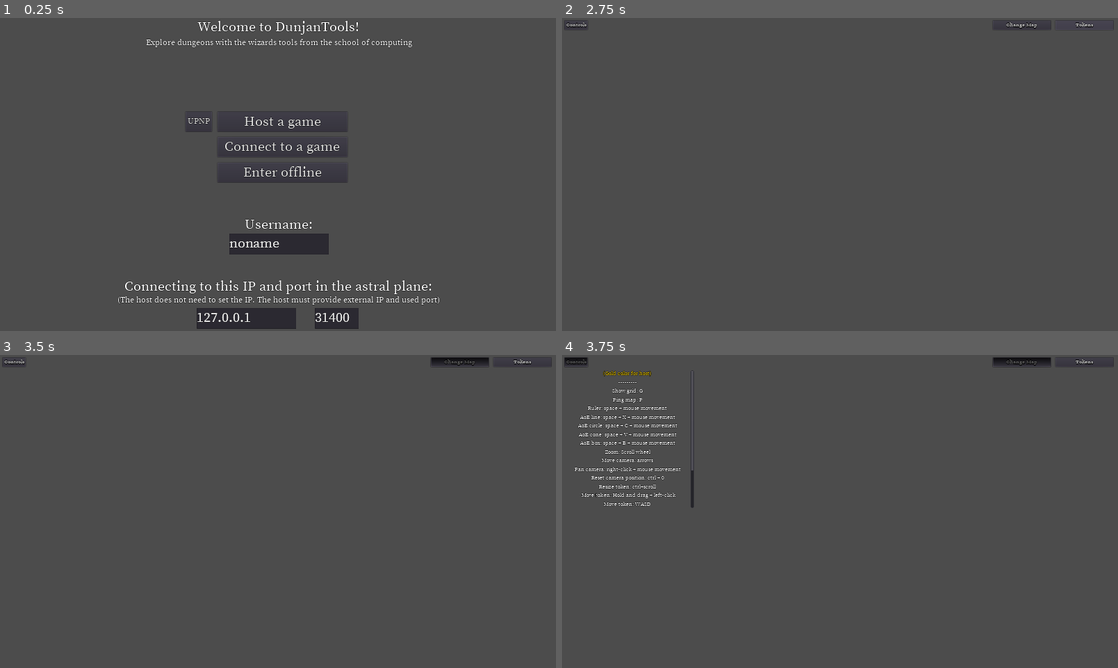
Above: before the commit, frames 1-4 (two rows, left to right).
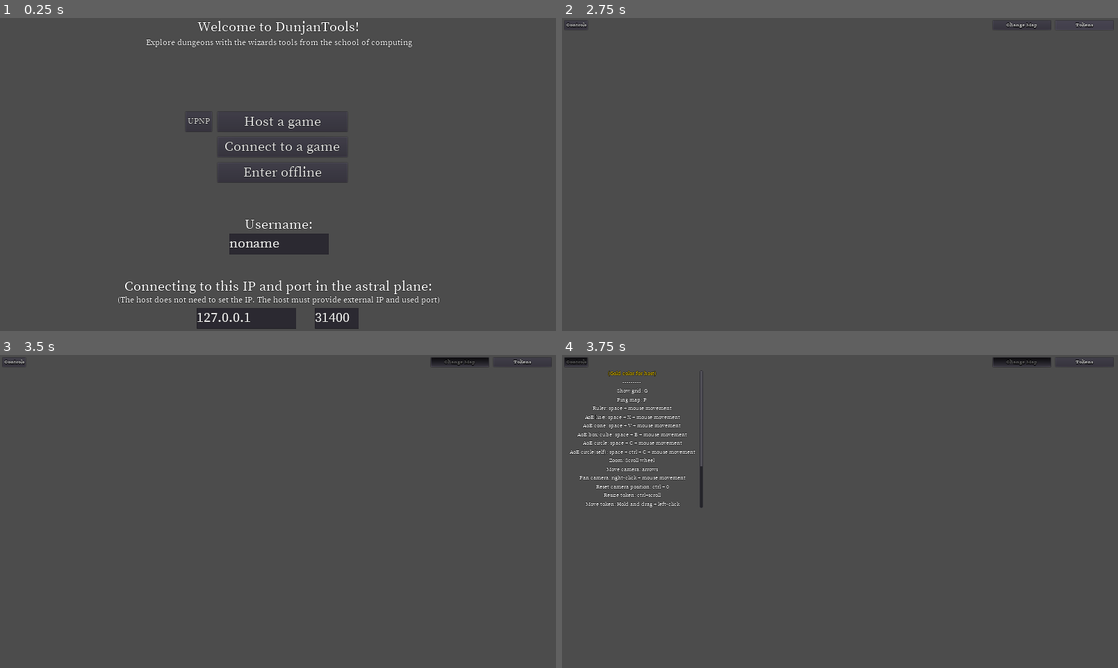
Above: after the commit, the same moments.

Repository: Vargdidan/DunjanTools
Game: Godot game, scene res://GUI/MainMenu.tscn
Same seed, same stepped clock (60 frames per second), same inputs: the game is played once before the commit and once after it.
Inputs:
- Up to frame 1 (0.25 s): no input
- Up to frame 2 (2.75 s): click "Host a game" at 0.5 s; click "Enter offline" at 1.25 s; click "Tokens" at 2 s
- Up to frame 3 (3.5 s): click "Change Map" at 2.75 s
- Up to frame 4 (3.75 s): click "Controls" at 3.5 s

Frames 1-3 are identical in both runs. In frame 4, 2.2% of the frame differs, in the area x 1-26%, y 4-49%.

Commit message:
More AoE Tweaks

Diff:
--- a/DunjanTools/GUI/Controls.tscn
+++ b/DunjanTools/GUI/Controls.tscn
@@ -15,7 +15,7 @@
 }
 
 [node name="VSplitContainer" type="VSplitContainer" parent="."]
-margin_right = 448.0
+margin_right = 479.0
 margin_bottom = 520.0
 grow_horizontal = 0
 dragger_visibility = 1
@@ -42,7 +42,7 @@
 
 [node name="ControlsContainer" type="ScrollContainer" parent="VSplitContainer"]
 margin_top = 44.0
-margin_right = 448.0
+margin_right = 479.0
 margin_bottom = 520.0
 grow_horizontal = 0
 size_flags_horizontal = 3
@@ -53,14 +53,14 @@
 }
 
 [node name="VBoxContainer" type="VBoxContainer" parent="VSplitContainer/ControlsContainer"]
-margin_right = 436.0
-margin_bottom = 656.0
+margin_right = 467.0
+margin_bottom = 686.0
 grow_horizontal = 0
 size_flags_horizontal = 3
 size_flags_vertical = 3
 
 [node name="explain" type="Label" parent="VSplitContainer/ControlsContainer/VBoxContainer"]
-margin_right = 436.0
+margin_right = 467.0
 margin_bottom = 26.0
 custom_fonts/font = ExtResource( 3 )
 custom_colors/font_color = Color( 0.862745, 0.72549, 0, 1 )
@@ -69,7 +69,7 @@
 
 [node name="seperator" type="Label" parent="VSplitContainer/ControlsContainer/VBoxContainer"]
 margin_top = 30.0
-margin_right = 436.0
+margin_right = 467.0
 margin_bottom = 56.0
 custom_fonts/font = ExtResource( 3 )
 text = "---------"
@@ -77,7 +77,7 @@
 
 [node name="Label" type="Label" parent="VSplitContainer/ControlsContainer/VBoxContainer"]
 margin_top = 60.0
-margin_right = 436.0
+margin_right = 467.0
 margin_bottom = 86.0
 custom_fonts/font = ExtResource( 3 )
 text = "Show grid: G"
@@ -85,7 +85,7 @@
 
 [node name="Label16" type="Label" parent="VSplitContainer/ControlsContainer/VBoxContainer"]
 margin_top = 90.0
-margin_right = 436.0
+margin_right = 467.0
 margin_bottom = 116.0
 custom_fonts/font = ExtResource( 3 )
 text = "Ping map: P"
@@ -93,7 +93,7 @@
 
 [node name="Label15" type="Label" parent="VSplitContainer/ControlsContainer/VBoxContainer"]
 margin_top = 120.0
-margin_right = 436.0
+margin_right = 467.0
 margin_bottom = 146.0
 custom_fonts/font = ExtResource( 3 )
 text = "Ruler: space + mouse movement"
@@ -101,140 +101,148 @@
 
 [node name="Label17" type="Label" parent="VSplitContainer/ControlsContainer/VBoxContainer"]
 margin_top = 150.0
-margin_right = 436.0
+margin_right = 467.0
 margin_bottom = 176.0
 custom_fonts/font = ExtResource( 3 )
 text = "AoE line: space + X + mouse movement"
 align = 1
 
+[node name="Label18" type="Label" parent="VSplitContainer/ControlsContainer/VBoxContainer"]
+margin_top = 180.0
+margin_right = 467.0
+margin_bottom = 206.0
+custom_fonts/font = ExtResource( 3 )
+text = "AoE cone: space + V + mouse movement"
+align = 1
+
+[node name="Label19" type="Label" parent="VSplitContainer/ControlsContainer/VBoxContainer"]
+margin_top = 210.0
+margin_right = 467.0
+margin_bottom = 236.0
+custom_fonts/font = ExtResource( 3 )
+text = "AoE box/cube: space + B + mouse movement"
+align = 1
+
 [node name="Label20" type="Label" parent="VSplitContainer/ControlsContainer/VBoxContainer"]
-margin_top = 180.0
-margin_right = 436.0
-margin_bottom = 206.0
+margin_top = 240.0
+margin_right = 467.0
+margin_bottom = 266.0
 custom_fonts/font = ExtResource( 3 )
 text = "AoE circle: space + C + mouse movement"
 align = 1
 
-[node name="Label18" type="Label" parent="VSplitContainer/ControlsContainer/VBoxContainer"]
-margin_top = 210.0
-margin_right = 436.0
-margin_bottom = 236.0
-custom_fonts/font = ExtResource( 3 )
-text = "AoE cone: space + V + mouse movement"
-align = 1
-
-[node name="Label19" type="Label" parent="VSplitContainer/ControlsContainer/VBoxContainer"]
-margin_top = 240.0
-margin_right = 436.0
-margin_bottom = 266.0
-custom_fonts/font = ExtResource( 3 )
-text = "AoE box: space + B + mouse movement"
+[node name="Label21" type="Label" parent="VSplitContainer/ControlsContainer/VBoxContainer"]
+margin_top = 270.0
+margin_right = 467.0
+margin_bottom = 296.0
+custom_fonts/font = ExtResource( 3 )
+text = "AoE circle(self): space + ctrl + C + mouse movement"
 align = 1
 
 [node name="Label2" type="Label" parent="VSplitContainer/ControlsContainer/VBoxContainer"]
-margin_top = 270.0
-margin_right = 436.0
-margin_bottom = 296.0
+margin_top = 300.0
+margin_right = 467.0
+margin_bottom = 326.0
 custom_fonts/font = ExtResource( 3 )
 text = "Zoom: Scroll wheel"
 align = 1
 
 [node name="Label8" type="Label" parent="VSplitContainer/ControlsContainer/VBoxContainer"]
-margin_top = 300.0
-margin_right = 436.0
-margin_bottom = 326.0
+margin_top = 330.0
+margin_right = 467.0
+margin_bottom = 356.0
 custom_fonts/font = ExtResource( 3 )
 text = "Move camera: arrows"
 align = 1
 
 [node name="Label6" type="Label" parent="VSplitContainer/ControlsContainer/VBoxContainer"]
-margin_top = 330.0
-margin_right = 436.0
-margin_bottom = 356.0
+margin_top = 360.0
+margin_right = 467.0
+margin_bottom = 386.0
 custom_fonts/font = ExtResource( 3 )
 text = "Pan camera: right-click + mouse movement"
 align = 1
 
 [node name="Label7" type="Label" parent="VSplitContainer/ControlsContainer/VBoxContainer"]
-margin_top = 360.0
-margin_right = 436.0
-margin_bottom = 386.0
+margin_top = 390.0
+margin_right = 467.0
+margin_bottom = 416.0
 custom_fonts/font = ExtResource( 3 )
 text = "Reset camera position: ctrl + 0"
 align = 1
 
 [node name="Label3" type="Label" parent="VSplitContainer/ControlsContainer/VBoxContainer"]
-margin_top = 390.0
-margin_right = 436.0
-margin_bottom = 416.0
+margin_top = 420.0
+margin_right = 467.0
+margin_bottom = 446.0
 custom_fonts/font = ExtResource( 3 )
 text = "Resize token: ctrl+scroll"
 align = 1
 
 [node name="Label9" type="Label" parent="VSplitContainer/ControlsContainer/VBoxContainer"]
-margin_top = 420.0
-margin_right = 436.0
-margin_bottom = 446.0
+margin_top = 450.0
+margin_right = 467.0
+margin_bottom = 476.0
 custom_fonts/font = ExtResource( 3 )
 text = "Move token: Hold and drag + left-click"
 align = 1
 
 [node name="Label14" type="Label" parent="VSplitContainer/ControlsContainer/VBoxContainer"]
-margin_top = 450.0
-margin_right = 436.0
-margin_bottom = 476.0
+margin_top = 480.0
+margin_right = 467.0
+margin_bottom = 506.0
 custom_fonts/font = ExtResource( 3 )
 text = "Move token: WASD"
 align = 1
 
 [node name="Label13" type="Label" parent="VSplitContainer/ControlsContainer/VBoxContainer"]
-margin_top = 480.0
-margin_right = 436.0
-margin_bottom = 506.0
+margin_top = 510.0
+margin_right = 467.0
+margin_bottom = 536.0
 custom_fonts/font = ExtResource( 3 )
 text = "Insert token on mouse: Drop from explorer"
 align = 1
 
 [node name="Label4" type="Label" parent="VSplitContainer/ControlsContainer/VBoxContainer"]
-margin_top = 510.0
-margin_right = 436.0
-margin_bottom = 536.0
+margin_top = 540.0
+margin_right = 467.0
+margin_bottom = 566.0
 custom_fonts/font = ExtResource( 3 )
 custom_colors/font_color = Color( 0.862745, 0.72549, 0, 1 )
 text = "Resize map: shift + scroll"
 align = 1
 
 [node name="Label5" type="Label" parent="VSplitContainer/ControlsContainer/VBoxContainer"]
-margin_top = 540.0
-margin_right = 436.0
-margin_bottom = 566.0
+margin_top = 570.0
+margin_right = 467.0
+margin_bottom = 596.0
 custom_fonts/font = ExtResource( 3 )
 custom_colors/font_color = Color( 0.862745, 0.72549, 0, 1 )
 text = "Resize map(Fine tune): shift+space+scroll"
 align = 1
 
 [node name="Label10" type="Label" parent="VSplitContainer/ControlsContainer/VBoxContainer"]
-margin_top = 570.0
-margin_right = 436.0
-margin_bottom = 596.0
+margin_top = 600.0
+margin_right = 467.0
+margin_bottom = 626.0
 custom_fonts/font = ExtResource( 3 )
 custom_colors/font_color = Color( 0.862745, 0.72549, 0, 1 )
 text = "Show/hide map: H"
 align = 1
 
 [node name="Label11" type="Label" parent="VSplitContainer/ControlsContainer/VBoxContainer"]
-margin_top = 600.0
-margin_right = 436.0
-margin_bottom = 626.0
+margin_top = 630.0
+margin_right = 467.0
+margin_bottom = 656.0
 custom_fonts/font = ExtResource( 3 )
 custom_colors/font_color = Color( 0.862745, 0.72549, 0, 1 )
 text = "Hide square: ctrl + left-click"
 align = 1
 
 [node name="Label12" type="Label" parent="VSplitContainer/ControlsContainer/VBoxContainer"]
-margin_top = 630.0
-margin_right = 436.0
-margin_bottom = 656.0
+margin_top = 660.0
+margin_right = 467.0
+margin_bottom = 686.0
 custom_fonts/font = ExtResource( 3 )
 custom_colors/font_color = Color( 0.862745, 0.72549, 0, 1 )
 text = "Show square: shift + left-click"
--- a/DunjanTools/Session/Ruler.gd
+++ b/DunjanTools/Session/Ruler.gd
@@ -37,44 +37,44 @@
 	if (pos_is_set):
 		length_label.set_visible(true)
 
-		var local_start_pos = to_local(Vector2(start_pos.x*64+32,start_pos.y*64+32))
-		var local_end_pos = to_local(Vector2(end_pos.x*64+32, end_pos.y*64+32))
-		var length = local_start_pos.distance_to(local_end_pos)
-		var length_ft = round(start_pos.distance_to(end_pos))*5
+		var center_start = to_local(Vector2(start_pos.x*64+32,start_pos.y*64+32))
+		var center_end = to_local(Vector2(end_pos.x*64+32, end_pos.y*64+32))
+		var center_length = center_start.distance_to(center_end)
+		var length_ft = round(center_length/64)*5
 
-		if (Input.is_action_pressed("circle")):
-			var circle_origin = to_local(start_pos_raw.snapped(Vector2(64,64)))
-			var end_ = to_local(Vector2(end_pos.x*64, end_pos.y*64))
-			var cirle_radius = circle_origin.distance_to(end_)
-			draw_circle(circle_origin, cirle_radius, color)
-			draw_circle(circle_origin, 3, color_origin)
+		var intersect_start = to_local(start_pos_raw.snapped(Vector2(64,64)))
+		var snapped_end_raw = to_local(get_global_mouse_position().snapped(Vector2(64,64)))
+		var intersect_length = intersect_start.distance_to(snapped_end_raw)
+
+		if (Input.is_action_pressed("circle") && Input.is_action_pressed("ui_control")):
+			length_ft = round(center_length/64)*5
+			draw_circle(center_start, center_length, color)
+			draw_circle(center_start, 3, color_origin)
+		elif (Input.is_action_pressed("circle")):
+			length_ft = round(intersect_length/64)*5
+			draw_circle(intersect_start, intersect_length, color)
+			draw_circle(intersect_start, 3, color_origin)
 		elif (Input.is_action_pressed("cone")):
-			var cone_start_pos = to_local(start_pos_raw.snapped(Vector2(64,64)))
-			var mouse_position = get_global_mouse_position()
-			var cone_end_pos = to_local(mouse_position)
-			var cone_width = cone_start_pos.distance_to(cone_end_pos)/2
+			var cone_end_pos = to_local(get_global_mouse_position())
+			var cone_width = intersect_start.distance_to(cone_end_pos)/2
 			var cone_end_pos_1 = cone_end_pos+cone_end_pos.tangent().normalized()*cone_width
 			var cone_end_pos_2 = cone_end_pos+cone_end_pos.tangent().normalized()*-cone_width
-			length_ft = int((Vector2(cone_start_pos.x/64, cone_start_pos.y/64).distance_to(Vector2(cone_end_pos.x/64, cone_end_pos.y/64)))*5)
-			draw_line(cone_start_pos, cone_end_pos, color, 3, true)
-			draw_line(cone_start_pos, cone_end_pos_1, color, 3, true)
+			length_ft = int((Vector2(intersect_start.x/64, intersect_start.y/64).distance_to(Vector2(cone_end_pos.x/64, cone_end_pos.y/64)))*5)
+			draw_line(intersect_start, cone_end_pos, color, 3, true)
+			draw_line(intersect_start, cone_end_pos_1, color, 3, true)
 			draw_line(cone_end_pos_1, cone_end_pos_2, color, 3, true)
-			draw_line(cone_start_pos, cone_end_pos_2, color, 3, true)
-			draw_circle(cone_start_pos, 3, color_origin)
+			draw_line(intersect_start, cone_end_pos_2, color, 3, true)
+			draw_circle(intersect_start, 3, color_origin)
 		elif (Input.is_action_pressed("box")):
-			var box_origin = to_local(start_pos_raw.snapped(Vector2(64,64)))
-			var end_ = to_local(Vector2(end_pos.x*64, end_pos.y*64))
-			var box_width = box_origin.distance_to(end_)
-			draw_rect(Rect2(box_origin, Vector2(box_width, box_width)),color, true, 3,true)
-			draw_circle(box_origin, 3, color_origin)
+			length_ft = round(intersect_length/64)*5
+			draw_rect(Rect2(intersect_start, Vector2(intersect_length, intersect_length)),color, true, 3,true)
+			draw_circle(intersect_start, 3, color_origin)
 		elif (Input.is_action_pressed("line_aoe")):
-			var line_origin = to_local(start_pos_raw.snapped(Vector2(64,64)))
-			var end_ = to_local(get_global_mouse_position())
-			length_ft = int((Vector2(line_origin.x/64, line_origin.y/64).distance_to(Vector2(end_.x/64, end_.y/64)))*5)
-			draw_line(line_origin, end_, color, 64, true)
-			draw_circle(line_origin, 3, color_origin)
+			length_ft = round(intersect_length/64)*5
+			draw_line(intersect_start, snapped_end_raw, color, 3, true)
+			draw_circle(intersect_start, 3, color_origin)
 		else:
-			draw_circle(local_start_pos, 3, color_origin)
-			draw_line(local_start_pos, local_end_pos, color, 3, true)
+			draw_circle(center_start, 3, color_origin)
+			draw_line(center_start, center_end, color, 3, true)
 
 		length_label.set_text(String(length_ft) + " ft")
